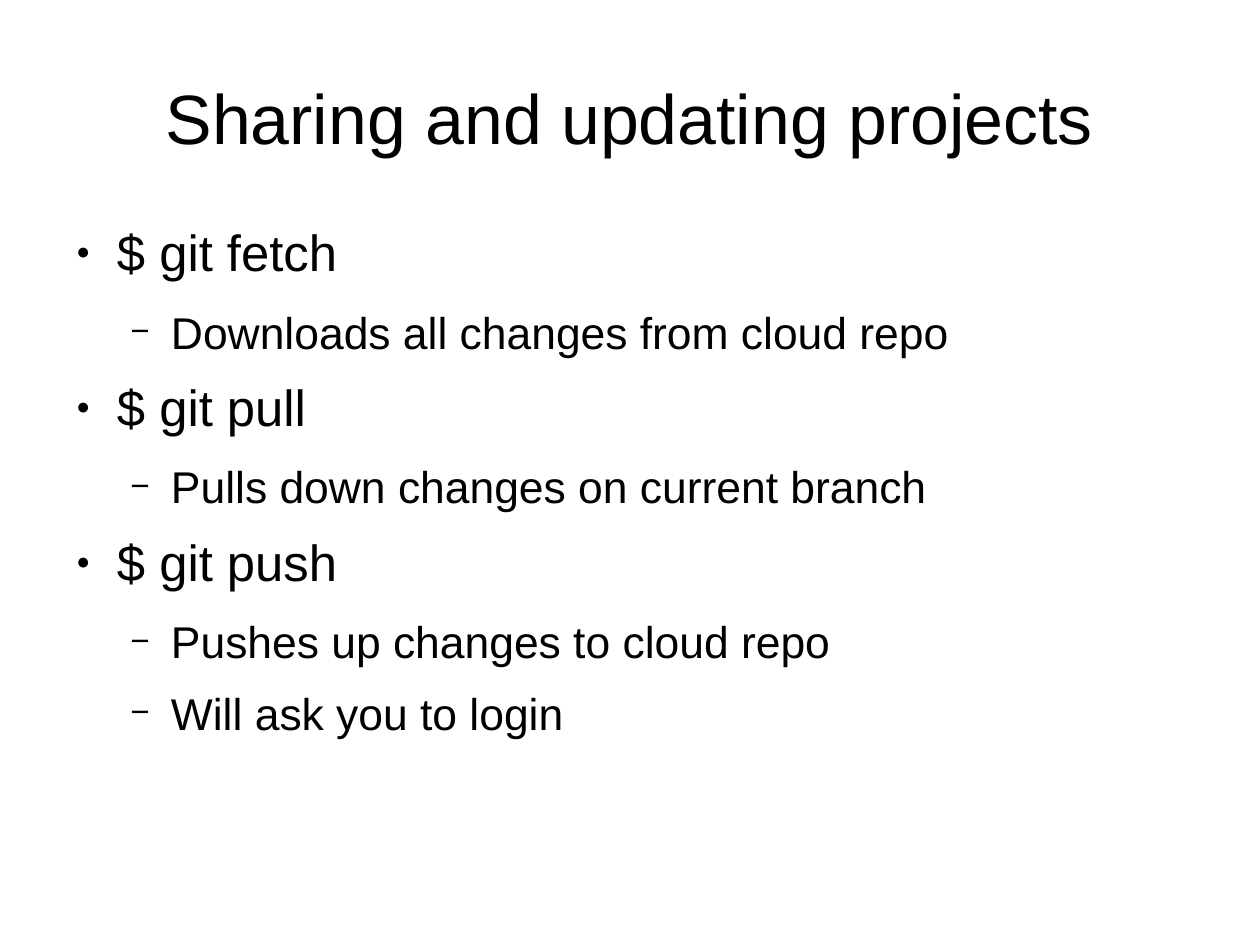
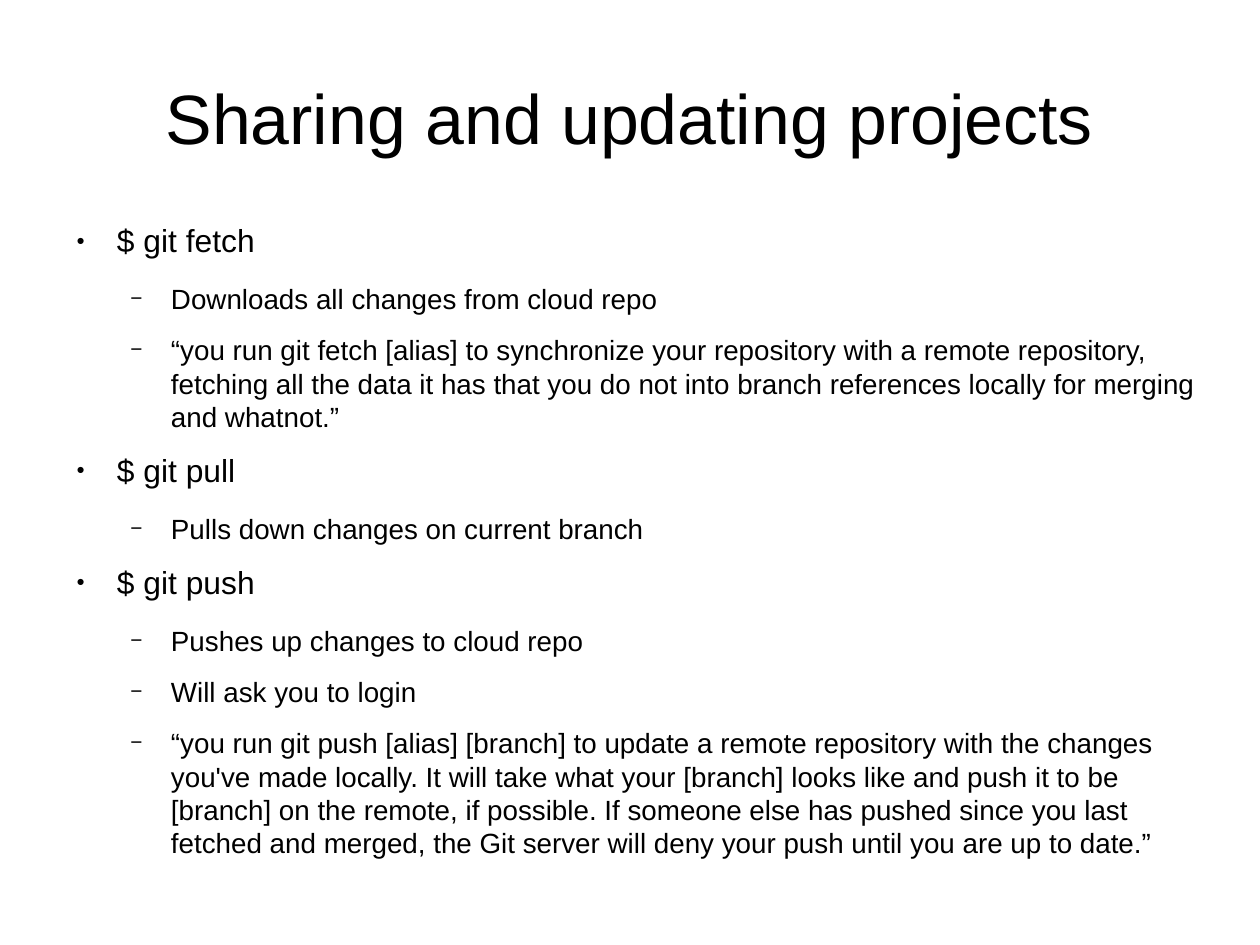
Before and after one commit to UMKCRobotics/Chris-Git-Presentation, a slide deck: slide 17 of presentation.odp (slide 16 before the commit). Drawn at 1260x945 pixels with LibreOffice and Linux fonts; fonts in the diff are those of the drawing. Boxes give left, top, right and bottom in pixels: in the first picture for what was removed or moved away, otherwise in the second. Text is boxed around its words. In the diff, an @@ line names an element or a change of style, - is before the commit and + after.

```diff
--- a/presentation.odp
+++ b/presentation.odp
@@ text at [143,229,657,707]: size 32 to 20 pt in "$ git fetch", "$ git pull", "$ git push"; size 28 to 17.5 pt in "Downloads all changes from cloud repo", "Pulls down changes on current branch", "Pushes up changes to cloud repo", "Will ask you to login" @@
@@ text at [171,340,1194,428]: paragraph added @@
+  − “you run git fetch [alias] to synchronize your repository with a remote repository, fetching all the data it has that you do not into branch references locally for merging and whatnot.”
@@ text at [171,733,1152,859]: paragraph added @@
+  − “you run git push [alias] [branch] to update a remote repository with the changes you've made locally. It will take what your [branch] looks like and push it to be [branch] on the remote, if possible. If someone else has pushed since you last fetched and merged, the Git server will deny your push until you are up to date.”
```
Also in this commit, not shown: 11 other slides changed, 1 slide added.
